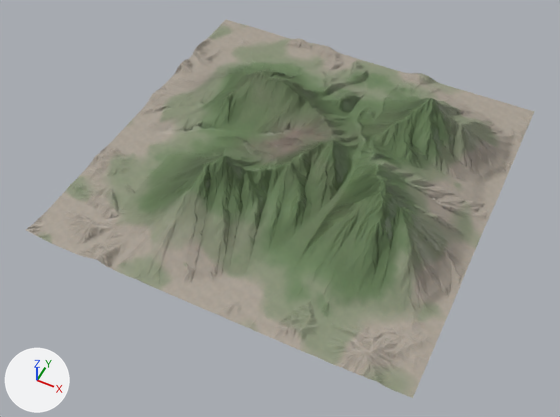
The FBX model Resource/Mesh/StaticMesh/Landscape/Mountain.fbx, before and after one commit.
Both versions are drawn from a camera (50 mm lens) standing at (1884.0, -3958.0, 4471.0) and looking at (75.0, -340.0, -51.0). Arrows for +X, +Y and +Z are at lower left; the lights stay in place. Where no turn or scale is listed for an object, it has been applied to the vertices.

Names of what the first picture shows: 'WK_Mountain_01'.
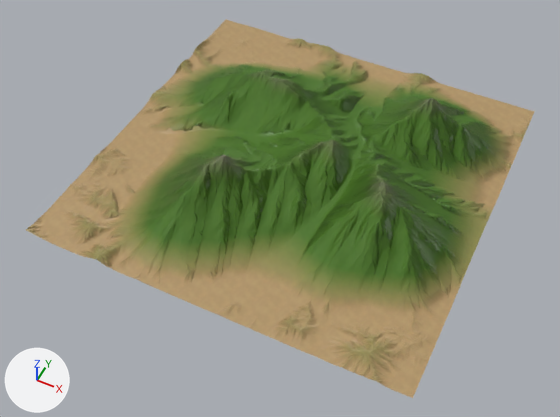
Changed parts and their boxes [x1, y1, x2, y2] in the pictures (560 x 417 px):
'WK_Mountain_01', surface changed
    both: [26, 19, 535, 398]

Diff of the bpy script that builds the scene:
```diff
--- a/Resource/Mesh/StaticMesh/Landscape/Mountain.fbx.py
+++ b/Resource/Mesh/StaticMesh/Landscape/Mountain.fbx.py
@@ img_wk_mountain_001_b_png @@
+img_wk_mountain_001_b_png = load_image('WK_Mountain_001_B.png', 'tex/WK_Mountain_001_B.png', 1024, 1024, 'sRGB')
@@ mat_wk_mountain_01 @@
 n2 = _N.new('ShaderNodeTexImage'); n2.name = 'Image Texture'
-n2.image = img_wk_mountain_003_b_png
+n2.image = img_wk_mountain_001_b_png
 n3 = _N.new('ShaderNodeTexImage'); n3.name = 'Image Texture.001'
```
